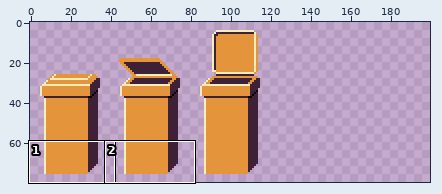
One commit to this sprite sheet: asset/sprite/bidone_giallo.png. Above, an overview of the earlier version with the close-up marked.
Close-up. The starting point:
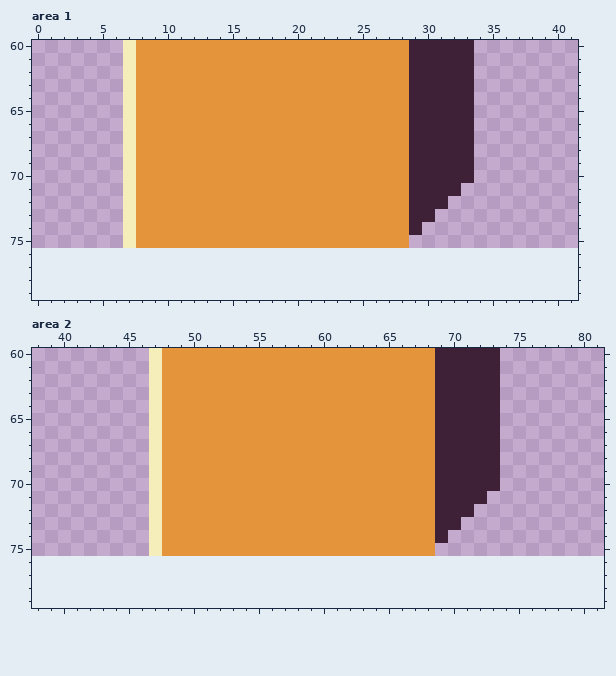
The file is 120x72 pixels. Shown: area 1: x 0..41, y 60..79; area 2: x 38..81, y 60..79. The old version is drawn lined up with the new one, on the new canvas. The commit also changed other parts of the picture, which this record leaves out.
The same view after the edit:
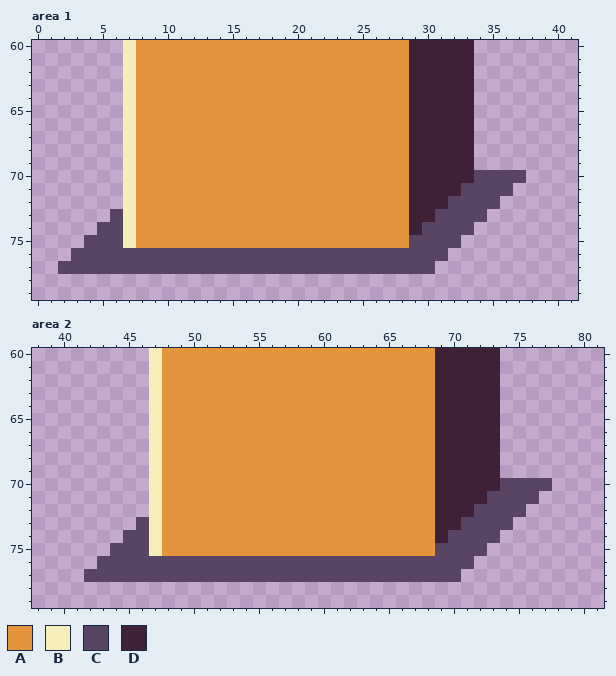
Palette (. is transparent): A #e4943a  B #f5edba  C #584563  D #3e2137
Diff:
canvas 120x72 -> 200x80, the old top-left corner now at 0,4
--- area 1
@@ x 0..41 @@
 69 .......BAAAAAAAAAAAAAAAAAAAAADDDDD........
-70 .......BAAAAAAAAAAAAAAAAAAAAADDDDD........
-71 .......BAAAAAAAAAAAAAAAAAAAAADDDD.........
-72 .......BAAAAAAAAAAAAAAAAAAAAADDD..........
-73 .......BAAAAAAAAAAAAAAAAAAAAADD...........
-74 .......BAAAAAAAAAAAAAAAAAAAAAD............
-75 .......BAAAAAAAAAAAAAAAAAAAAA.............
-76 ..........................................
-77 ..........................................
+70 .......BAAAAAAAAAAAAAAAAAAAAADDDDDCCCC....
+71 .......BAAAAAAAAAAAAAAAAAAAAADDDDCCCC.....
+72 .......BAAAAAAAAAAAAAAAAAAAAADDDCCCC......
+73 ......CBAAAAAAAAAAAAAAAAAAAAADDCCCC.......
+74 .....CCBAAAAAAAAAAAAAAAAAAAAADCCCC........
+75 ....CCCBAAAAAAAAAAAAAAAAAAAAACCCC.........
+76 ...CCCCCCCCCCCCCCCCCCCCCCCCCCCCC..........
+77 ..CCCCCCCCCCCCCCCCCCCCCCCCCCCCC...........
 78 ..........................................
--- area 2
@@ x 38..81 @@
 69 .........BAAAAAAAAAAAAAAAAAAAAADDDDD........
-70 .........BAAAAAAAAAAAAAAAAAAAAADDDDD........
-71 .........BAAAAAAAAAAAAAAAAAAAAADDDD.........
-72 .........BAAAAAAAAAAAAAAAAAAAAADDD..........
-73 .........BAAAAAAAAAAAAAAAAAAAAADD...........
-74 .........BAAAAAAAAAAAAAAAAAAAAAD............
-75 .........BAAAAAAAAAAAAAAAAAAAAA.............
-76 ............................................
-77 ............................................
+70 .........BAAAAAAAAAAAAAAAAAAAAADDDDDCCCC....
+71 .........BAAAAAAAAAAAAAAAAAAAAADDDDCCCC.....
+72 .........BAAAAAAAAAAAAAAAAAAAAADDDCCCC......
+73 ........CBAAAAAAAAAAAAAAAAAAAAADDCCCC.......
+74 .......CCBAAAAAAAAAAAAAAAAAAAAADCCCC........
+75 ......CCCBAAAAAAAAAAAAAAAAAAAAACCCC.........
+76 .....CCCCCCCCCCCCCCCCCCCCCCCCCCCCC..........
+77 ....CCCCCCCCCCCCCCCCCCCCCCCCCCCCC...........
 78 ............................................
